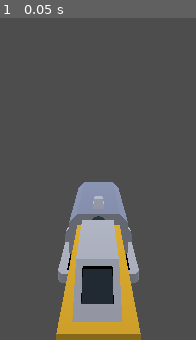
Above: before the commit, frame 1.
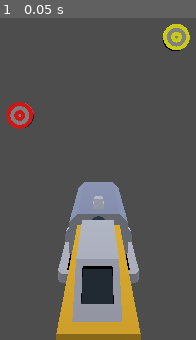
Above: after the commit, the same moment.

Repository: sundowns/primary-connection
Game: Godot game, scene res://Game.tscn
The game is run twice, just before and just after one commit, with the same random seed, the same clock (stepped at 60 frames per second) and the same inputs.
Inputs:
- Up to frame 1 (0.05 s): no input

The runs differ from the first frame. In frame 1, 1.8% of the frame differs, in the area x 3-97%, y 1-35%.

Commit message:
basic colouring and handling of coloured materials

Diff:
--- a/Game.tscn
+++ b/Game.tscn
@@ -1,6 +1,7 @@
-[gd_scene load_steps=2 format=3 uid="uid://k3rsi41hyjlo"]
+[gd_scene load_steps=3 format=3 uid="uid://k3rsi41hyjlo"]
 
 [ext_resource type="PackedScene" uid="uid://cco6xg16mekua" path="res://components/player.tscn" id="1_cynns"]
+[ext_resource type="PackedScene" uid="uid://b2vf3wvi1vp7i" path="res://components/target.tscn" id="2_5q3a7"]
 
 [node name="Game" type="Node3D"]
 
@@ -9,3 +10,14 @@
 [node name="DirectionalLight3D" type="DirectionalLight3D" parent="."]
 transform = Transform3D(1, 3.85671e-09, 1.43934e-08, -1.29048e-08, -0.258819, 0.965926, 7.45058e-09, -0.965926, -0.258819, 0, 0, 0)
 light_energy = 2.0
+metadata/_edit_lock_ = true
+
+[node name="Targets" type="Node" parent="."]
+
+[node name="Target" parent="Targets" instance=ExtResource("2_5q3a7")]
+transform = Transform3D(1, 0, 0, 0, 1, 0, 0, 0, 1, 1.005, 0, 3.75666)
+colour = Color(1, 0, 0, 1)
+
+[node name="Target2" parent="Targets" instance=ExtResource("2_5q3a7")]
+transform = Transform3D(1, 0, 0, 0, 1, 0, 0, 0, 1, -0.994997, 1, 3.75666)
+colour = Color(1, 1, 0, 1)
--- a/components/player.tscn
+++ b/components/player.tscn
@@ -3,6 +3,7 @@
 [ext_resource type="PackedScene" uid="uid://wmfpm5hfj3mu" path="res://components/blaster.tscn" id="1_dw6ge"]
 
 [node name="Player" type="Node3D"]
+metadata/_edit_group_ = true
 
 [node name="Camera3D" type="Camera3D" parent="."]
 transform = Transform3D(-1, 0, 8.74228e-08, 0, 1, 0, -8.74228e-08, 0, -1, 0, 0, 0)
--- /dev/null
+++ b/components/target.gd
@@ -0,0 +1,10 @@
+extends CharacterBody3D
+
+@export var colour: Color = Color.RED
+@onready var mesh: MeshInstance3D = $targetA2/targetA
+
+func _ready() -> void:
+	update_mesh()
+
+func update_mesh() -> void:
+	mesh.set_surface_override_material(0, ColourManager.get_material(colour))
--- /dev/null
+++ b/components/target.tscn
@@ -0,0 +1,17 @@
+[gd_scene load_steps=4 format=3 uid="uid://b2vf3wvi1vp7i"]
+
+[ext_resource type="Script" path="res://components/target.gd" id="1_4gnro"]
+[ext_resource type="PackedScene" uid="uid://divekxuftrc1g" path="res://assets/targetA.glb" id="1_mkihj"]
+[ext_resource type="Material" uid="uid://b1qh8cqnscqgv" path="res://materials/base_target_colour.tres" id="2_as8pt"]
+
+[node name="Target" type="CharacterBody3D"]
+script = ExtResource("1_4gnro")
+colour = Color(0, 1, 1, 1)
+
+[node name="targetA2" parent="." instance=ExtResource("1_mkihj")]
+transform = Transform3D(-4.37114e-08, 0, 1, 0, 1, 0, -1, 0, -4.37114e-08, 0, 0, 0)
+
+[node name="targetA" parent="targetA2" index="0"]
+surface_material_override/0 = ExtResource("2_as8pt")
+
+[editable path="targetA2"]
--- /dev/null
+++ b/materials/base_target_colour.tres
@@ -0,0 +1,3 @@
+[gd_resource type="StandardMaterial3D" format=3 uid="uid://b1qh8cqnscqgv"]
+
+[resource]
--- a/project.godot
+++ b/project.godot
@@ -15,6 +15,10 @@
 config/features=PackedStringArray("4.2", "Forward Plus")
 config/icon="res://icon.svg"
 
+[autoload]
+
+ColourManager="*res://src/ColourManager.gd"
+
 [rendering]
 
 anti_aliasing/quality/msaa_3d=2
--- /dev/null
+++ b/src/ColourManager.gd
@@ -0,0 +1,36 @@
+extends Node
+
+# TODO: Probably replace these with less offensive versions of each (i.e. not maxed out rgb vals)
+var colours: Array[Color] = [
+	# single colours
+	Color.RED,
+	Color.BLUE,
+	Color.GREEN,
+	# combos of two
+	Color.PURPLE,
+	Color.YELLOW,
+	Color.CYAN,
+	# Three
+	Color.WHITE,
+	# None
+	Color.BLACK
+]
+
+var base_material: BaseMaterial3D = preload("res://materials/base_target_colour.tres")
+var materials: Dictionary = {}
+
+func _ready():
+	generate_materials()
+
+func generate_materials() -> void:
+	for colour in colours:
+		var coloured_material: BaseMaterial3D = base_material.duplicate()
+		coloured_material.albedo_color = colour
+		materials[colour] = coloured_material
+
+func get_material(colour: Color) -> BaseMaterial3D:
+	if materials.has(colour):
+		return materials[colour]
+	else:
+		push_error("Attempted to fetch material for unregistered colour: ", colour)
+		return base_material
Binary file added: assets/targetA.glb
Not shown, added: assets/targetA.glb.import
Binary file added: assets/targetSmall.glb
Not shown, added: assets/targetSmall.glb.import
